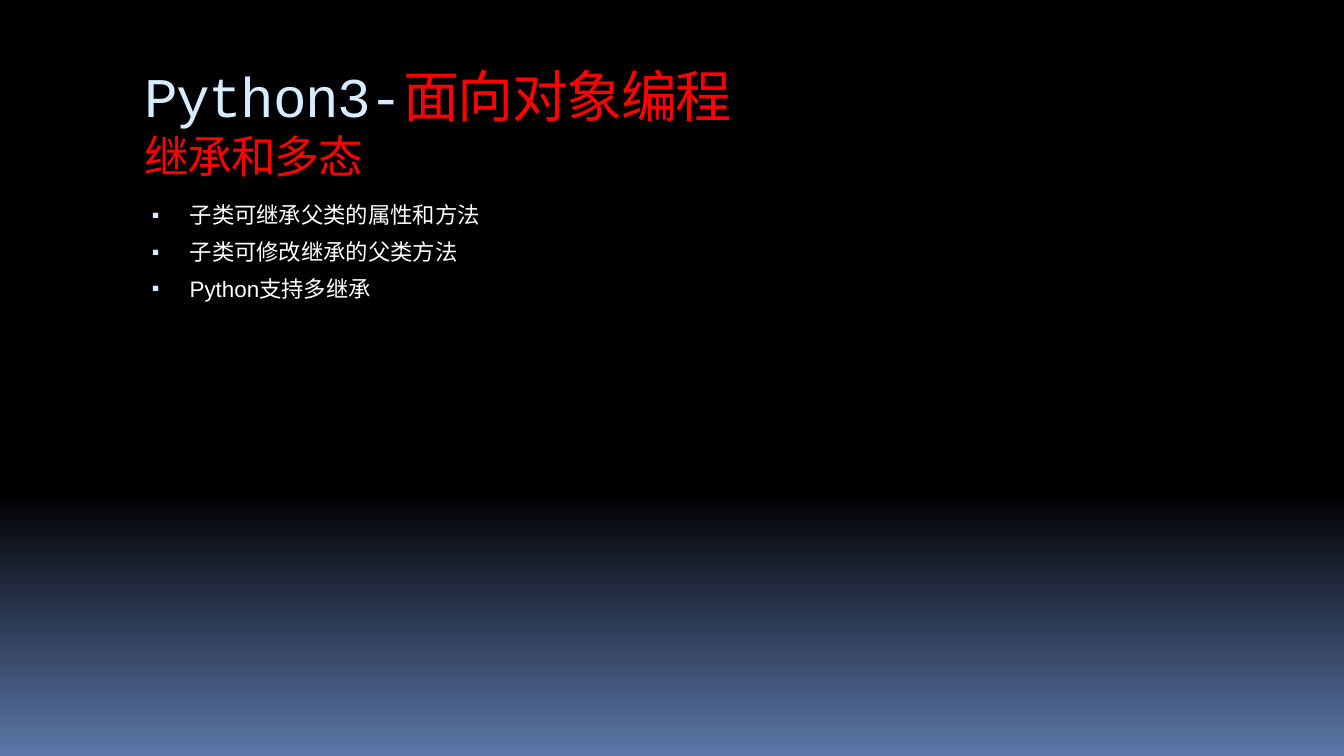
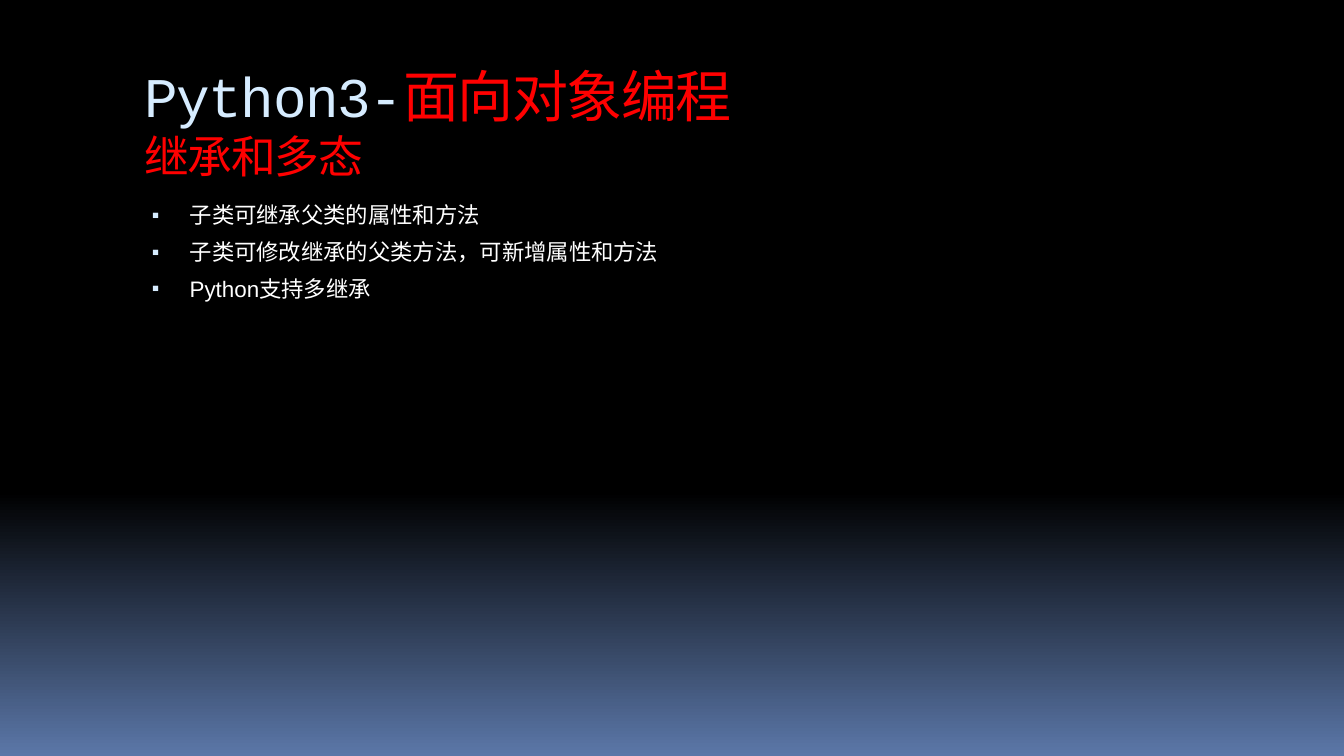
Before and after one commit to 260936767/UpdateServer, a slide deck: slide 32 of flexx_study/report for python&flexx.pptx. Drawn at 1344x756 pixels with LibreOffice and Linux fonts; fonts in the diff are those of the drawing. Boxes give left, top, right and bottom in pixels: in the first picture for what was removed or moved away, otherwise in the second. Text is boxed around its words. In the diff, an @@ line names an element or a change of style, - is before the commit and + after.

```diff
--- a/flexx_study/report for python&flexx.pptx
+++ b/flexx_study/report for python&flexx.pptx
@@ text at [190,241,659,263]: text changed @@
-▪ 子类可修改继承的父类方法
+▪ 子类可修改继承的父类方法，可新增属性和方法
```
Also in this commit, not shown: 4 other slides changed, 3 slides added, 1 slide removed.
